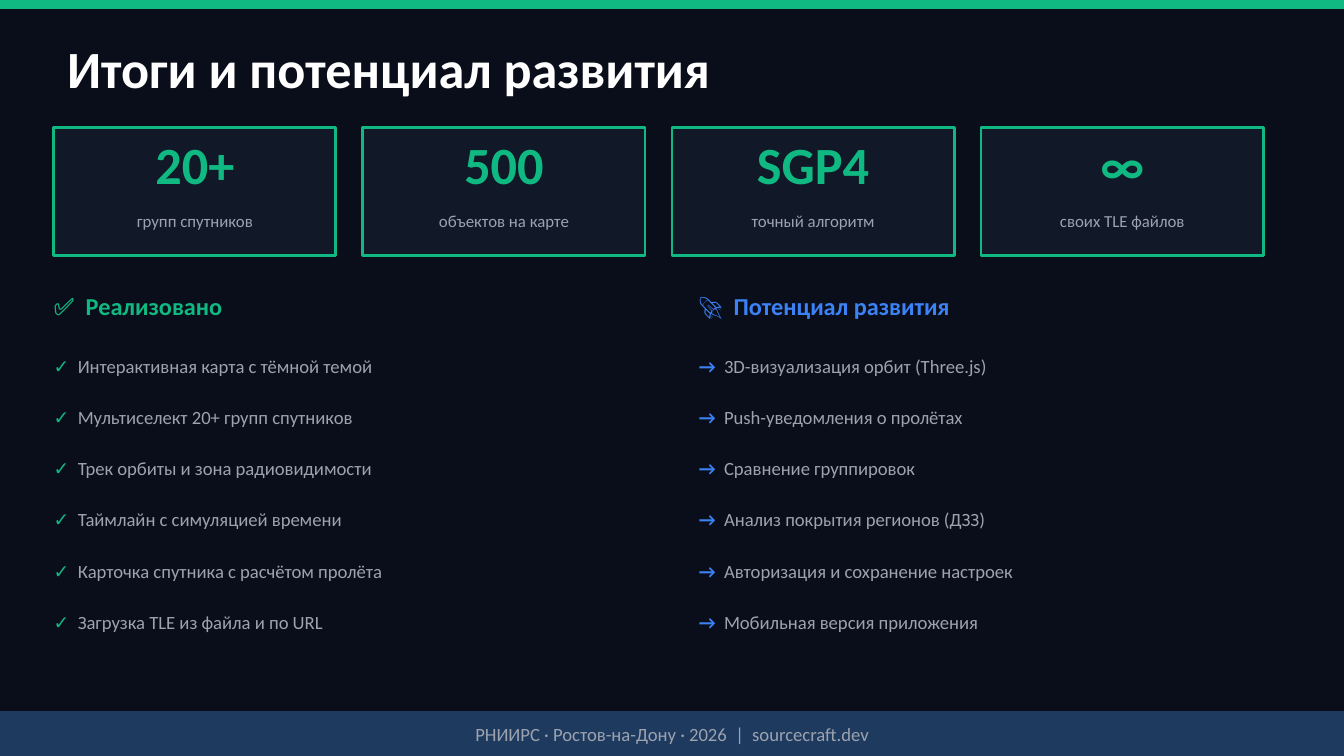
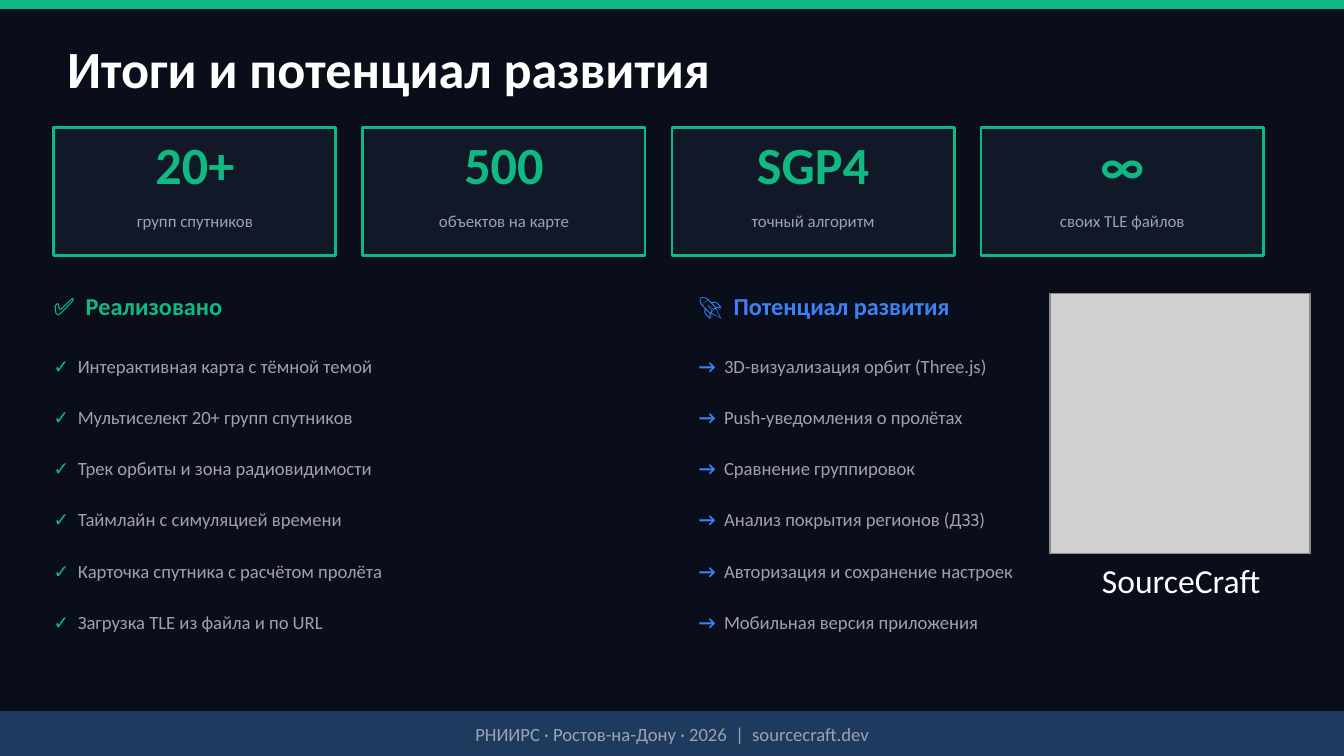
Before and after one commit to MatieM-d/Satellite-Monitoring-Platform-hackaton-spring-2026-, a slide deck: slide 7 of satellite_monitoring.pptx. Drawn at 1344x756 pixels with LibreOffice and Linux fonts; fonts in the diff are those of the drawing; grey boxes stand for pictures. Boxes give left, top, right and bottom in pixels: in the first picture for what was removed or moved away, otherwise in the second. Text is boxed around its words. In the diff, an @@ line names an element or a change of style, - is before the commit and + after.

```diff
--- a/satellite_monitoring.pptx
+++ b/satellite_monitoring.pptx
@@ picture added at (1050, 293, 1310, 554) @@
@@ text added at (1102, 570, 1260, 594), 18 pt, text #FFFFFF @@
+SourceCraft
```
Also in this commit, not shown: 2 other slides changed.
